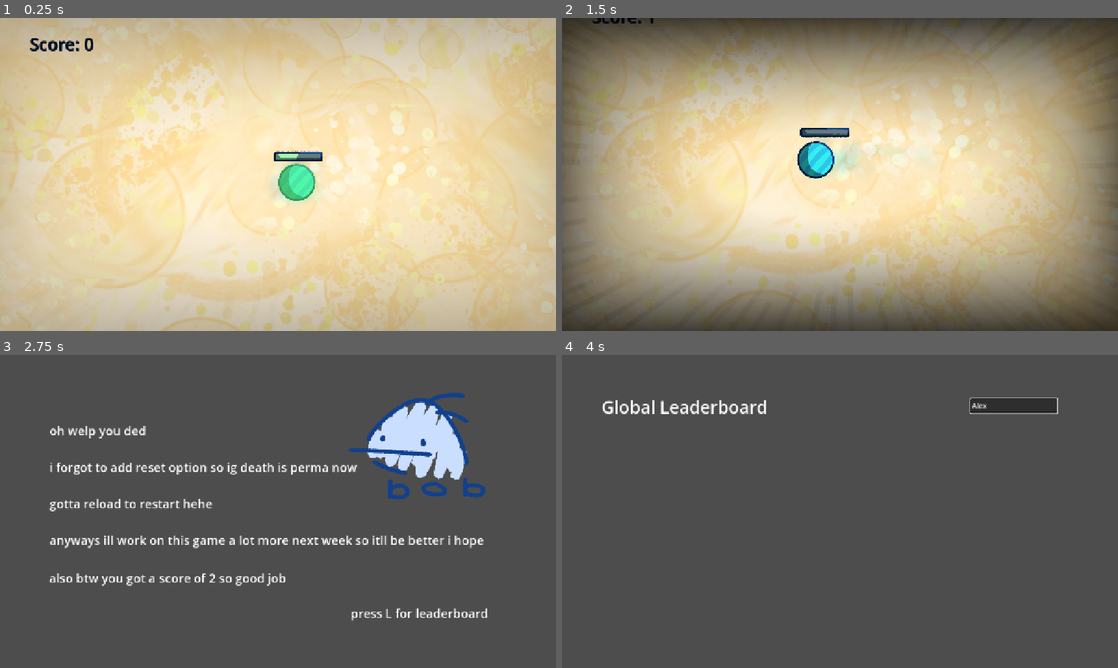
Above: before the commit, frames 1-4 (two rows, left to right).
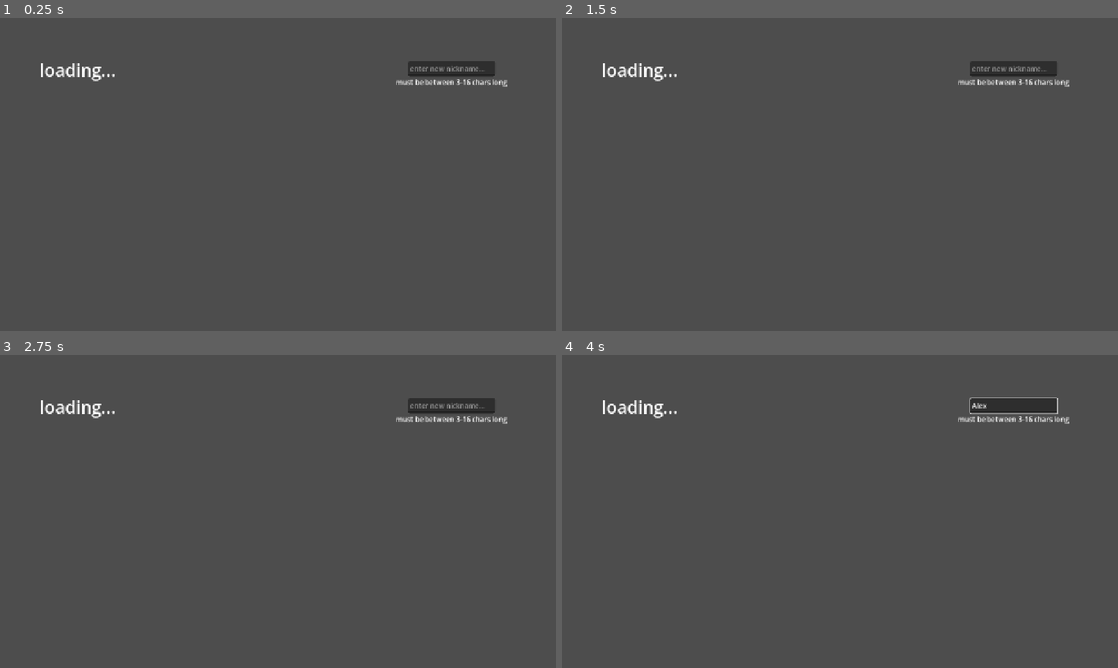
Above: after the commit, the same moments.

Repository: onebobtwobobredbobbluebob/dot-dodge-game
Game: Godot game, scene res://main/main.tscn
Same seed, same stepped clock (60 frames per second), same inputs: the game is played once before the commit and once after it.
Inputs (mouse positions are in pixels of both pictures, inside the frame that each line leads up to):
- Up to frame 1 (0.25 s): no input
- Up to frame 2 (1.5 s): tap Enter at 0.5 s; move the mouse to (962, 158) at 0.52 s; hold Right 0.53-1.28 s; tap L (toggle_leaderboard) at 0.6 s; click (962, 158) at 0.67 s; move the mouse to (728, 190) at 1.27 s; hold Down from 1.28 s (still down); tap Alt at 1.35 s
- Up to frame 3 (2.75 s): tap Space at 2 s; move the mouse to (333, 442) at 2.02 s; release Down at 2.03 s; hold Right from 2.03 s (still down); tap Shift at 2.1 s
- Up to frame 4 (4 s): tap Enter at 2.75 s; move the mouse to (812, 574) at 2.77 s; release Right at 2.78 s; hold Up 2.78-3.5 s; tap L (toggle_leaderboard) at 2.85 s; click (812, 574) at 2.92 s; click (1012, 405) at 3.52 s; type "Alex" at 3.6 s

The runs differ from the first frame. In frame 1, 100% of the frame differs, in the area x 0-100%, y 0-100%; in frame 2, 89%; in frame 3, 8.1%; in frame 4, 1.0%.

Commit message:
fixed leaderboard bugs

Diff:
--- a/main/line_edit.gd
+++ b/main/line_edit.gd
@@ -2,11 +2,22 @@
 
 var submitted: bool = false
 var submitted_string: String = ""
+var allowed_chars: Array[String] = ['a', 'b','c', 'd', 'e', 'f', 'g', 'h', 'i', 'j', 'k', 'l', 'm', 'n', 'o', 'p', 'q', 'r', 's','t', 'u', 'v', 'w', 'x', 'y', 'z', 'A', 'B', 'C', 'D', 'E', 'F', 'G', 'H', 'I', 'J', 'K', 'L', 'M', 'N', 'O', 'P', 'Q', 'R', 'S', 'T', 'U', 'V', 'W', 'X', 'Y', 'Z', '0', '1', '2', '3', '4', '5', '6', '7', '8', '9', '_'];
 
 func _ready() -> void:
 	connect("text_submitted", submit_text)
+	connect("text_changed", change_text)
 
 func submit_text(string: String):
 	submitted_string = string
 	submitted = true
 	release_focus()
+
+func change_text(string: String):
+	var col = caret_column
+	var new_text = ""
+	for i in string:
+		if i in allowed_chars:
+			new_text += i
+	text = new_text
+	caret_column = col
--- a/main/main.gd
+++ b/main/main.gd
@@ -4,11 +4,14 @@
 var leaderboard: bool = false
 var player_id: String
 var board_ready: bool = false
+var timer2: float = 0
+var reload: bool = false
 
 func _ready() -> void:
 	CheddaBoards.set_api_key("cb_dot-dodge-2_c0f4373ea37958099d97e7823b098e6b")
 	CheddaBoards.set_game_id("dot-dodge-2")
 	CheddaBoards.scoreboard_loaded.connect(_on_leaderboard)
+	CheddaBoards.nickname_changed.connect(changed_nick)
 	get_board_ready()
 	GameState.alive = true
 
@@ -18,11 +21,24 @@
 
 		if leaderboard:
 			if board_ready:
-				if $Ded.visible or CheddaBoards._nickname_just_changed:
+				if $Ded.visible:
 					CheddaBoards.get_scoreboard("high-scores", 100)
 					$LeaderBoard/Label.text = "loading..."
+				if CheddaBoards._nickname_just_changed:
+					print("variable change: " + CheddaBoards.get_nickname())
+					timer2 = 0
+				if timer2 <= 8:
+					timer2 -= delta
+				if timer2 < 0:
+					timer2 = 10
+					CheddaBoards.get_scoreboard("high-scores", 100)
+					$LeaderBoard/Label.text = "loading..."
+				if reload:
+					CheddaBoards.get_scoreboard("high-scores", 100)
+					$LeaderBoard/Label.text = "loading..."
+					reload = false
 				if $LeaderBoard/LineEdit.submitted and not $LeaderBoard/LineEdit.submitted_string == "":
-					CheddaBoards.change_nickname(player_id)
+					CheddaBoards.change_nickname($LeaderBoard/LineEdit.submitted_string)
 					$LeaderBoard/Label.text = "changing nickname..."
 					$LeaderBoard/LineEdit.submitted = false
 					#print("dwaefawef")
@@ -56,14 +72,30 @@
 				GameState.camera.shake = 60
 
 func _on_leaderboard(id: String, config: Dictionary, entries: Array):
-	$LeaderBoard/Label.text = "Global Leaderboard"
 	print(id + ": " + "entires: " + str(entries.size()))
 	print("playerid: " + CheddaBoards.get_player_id())
+	var contains: bool = false
+	if CheddaBoards.get_nickname() == "":
+		contains = true
 	for i in entries:
-		print(i)
-		$LeaderBoard/Label.text += "\n" + (str(int(round(i.rank))) + ": " + str(i.nickname) + " - " + str(int(round(i.score))))
+		if CheddaBoards.get_nickname() == i.nickname:
+			contains = true
+		else:
+			print(i.nickname)
+	if contains:
+		$LeaderBoard/Label.text = "Global Leaderboard"
+		for i in entries:
+			print(i)
+			$LeaderBoard/Label.text += "\n" + (str(int(round(i.rank))) + ": " + str(i.nickname) + " - " + str(int(round(i.score))))
+	else:
+		print("ERROR: DOES NOT CONTAIN NICKNAME, RELOADING: " + CheddaBoards.get_nickname())
+		reload = true
+	print(CheddaBoards.get_nickname())
+
 func get_board_ready():
 	await CheddaBoards.wait_until_ready()
 	CheddaBoards.login_anonymous()
 	player_id = CheddaBoards.get_player_id()
 	board_ready = true
+func changed_nick(s: String):
+	print(s + " vs " + CheddaBoards.get_nickname())
--- a/main/main.tscn
+++ b/main/main.tscn
@@ -45,7 +45,6 @@
                                                                                                    press L for leaderboard"
 
 [node name="LeaderBoard" type="Node2D" parent="." unique_id=1615649707]
-visible = false
 
 [node name="Label" type="Label" parent="LeaderBoard" unique_id=1424694320]
 offset_left = -549.0
@@ -55,14 +54,24 @@
 theme_override_font_sizes/font_size = 40
 text = "loading..."
 
+[node name="Label" type="Label" parent="LeaderBoard/Label" unique_id=1283410986]
+layout_mode = 0
+offset_left = 820.0
+offset_top = 44.0
+offset_right = 1075.0
+offset_bottom = 67.0
+text = "must be between 3-16 chars long"
+
 [node name="LineEdit" type="LineEdit" parent="LeaderBoard" unique_id=1642108296]
 offset_left = 300.0
 offset_top = -260.0
 offset_right = 500.0
 offset_bottom = -226.0
 placeholder_text = "enter new nickname..."
+max_length = 16
 context_menu_enabled = false
 emoji_menu_enabled = false
 script = ExtResource("4_3wy1v")
 
 [node name="World" parent="." unique_id=556920693 instance=ExtResource("2_xwkvk")]
+visible = false
--- a/player/player.gd
+++ b/player/player.gd
@@ -3,7 +3,7 @@
 var speed: float = 0
 var old_pos: Vector2 = position
 var max_health: float = 100
-var health: float = 0
+var health: float = 100
 var flash_timer: float = 0
 var flash: float = 1
 var flash_green: float = 1
Not shown, changed: export_presets.cfg
